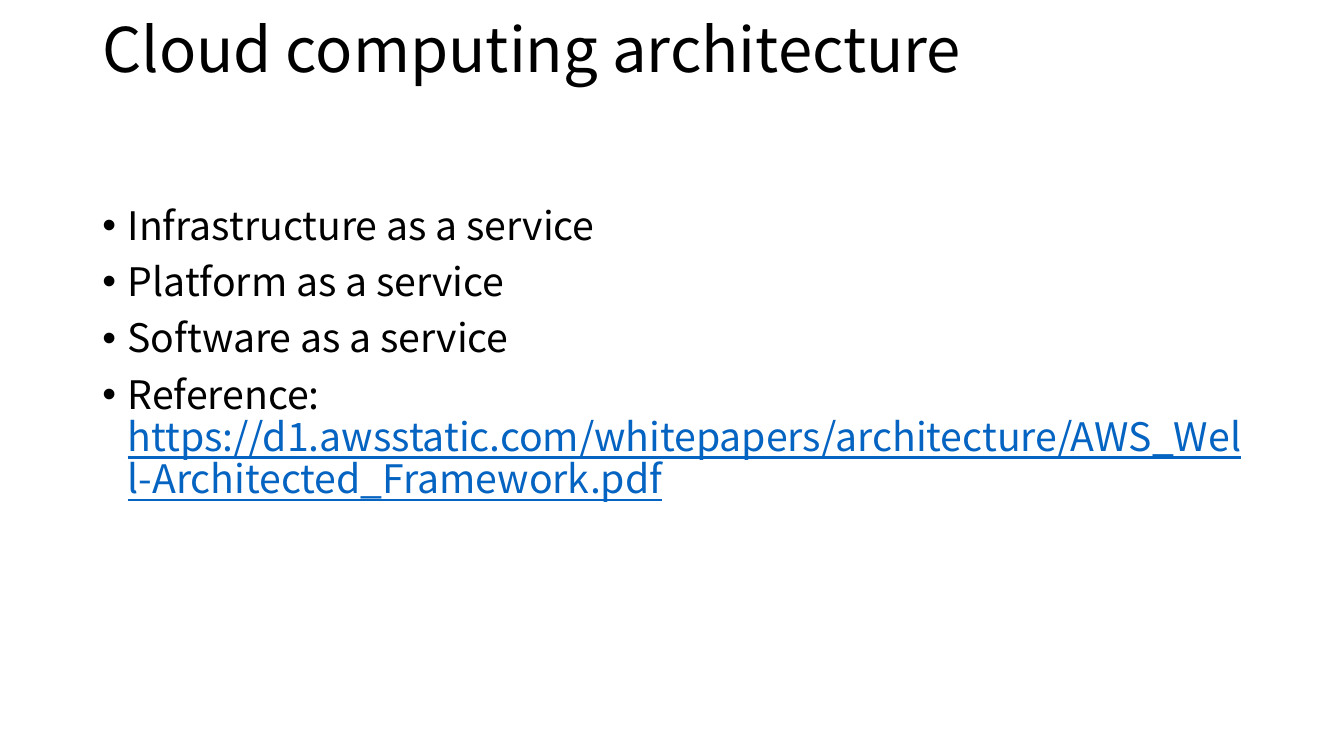
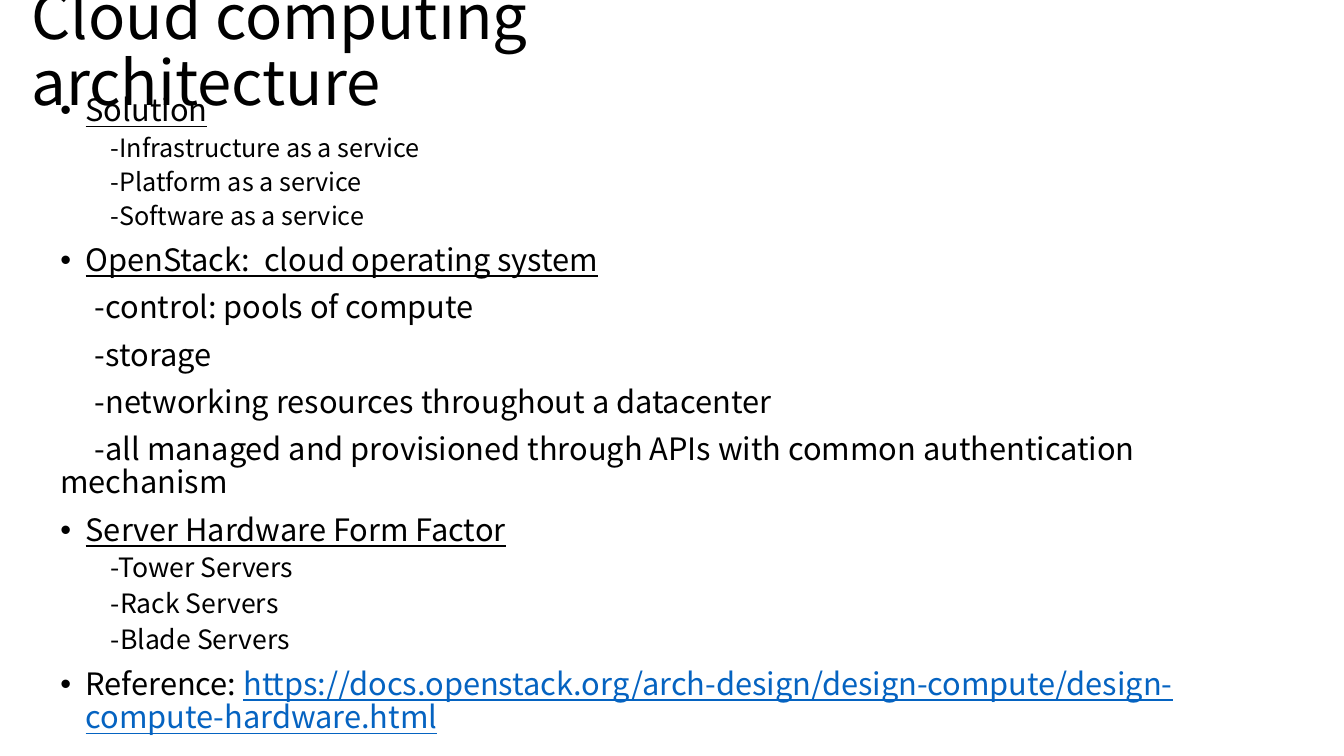
Before and after one commit to louishu302/cixtool, a slide deck: slide 4 of Future Computing.pptx (slide 5 before the commit). Drawn at 1344x756 pixels with LibreOffice and Linux fonts; fonts in the diff are those of the drawing. Boxes give left, top, right and bottom in pixels: in the first picture for what was removed or moved away, otherwise in the second. Text is boxed around its words. In the diff, an @@ line names an element or a change of style, - is before the commit and + after.

```diff
--- a/Future Computing.pptx
+++ b/Future Computing.pptx
@@ title "Cloud computing architecture" rewrapped from (102, 23, 961, 88) to (32, 0, 527, 121) @@
@@ text at (60, 90, 1172, 735): text changed; size 28 to 22 pt; text colour #0563C1 to #000000 @@
-• Infrastructure as a service
-• Platform as a service
-• Software as a service
-• Reference: https://d1.awsstatic.com/whitepapers/architecture/AWS_Well-Architected_Framework.pdf
+• Solution
+  -Infrastructure as a service
+  -Platform as a service
+  -Software as a service
+• OpenStack: cloud operating system
+-control: pools of compute
+-storage
+-networking resources throughout a datacenter
+-all managed and provisioned through APIs with common authentication mechanism
+• Server Hardware Form Factor
+  -Tower Servers
+  -Rack Servers
+  -Blade Servers
+• Reference: https://docs.openstack.org/arch-design/design-compute/design-compute-hardware.html
```
Also in this commit, not shown: 1 slide removed.
